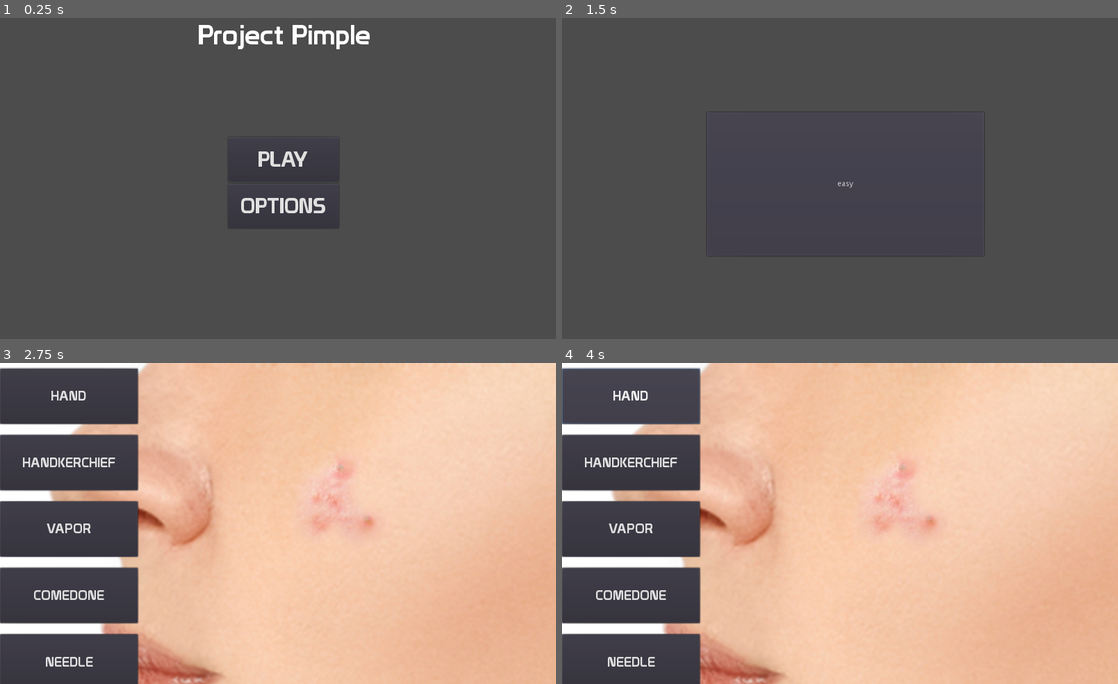
Above: before the commit, frames 1-4 (two rows, left to right).
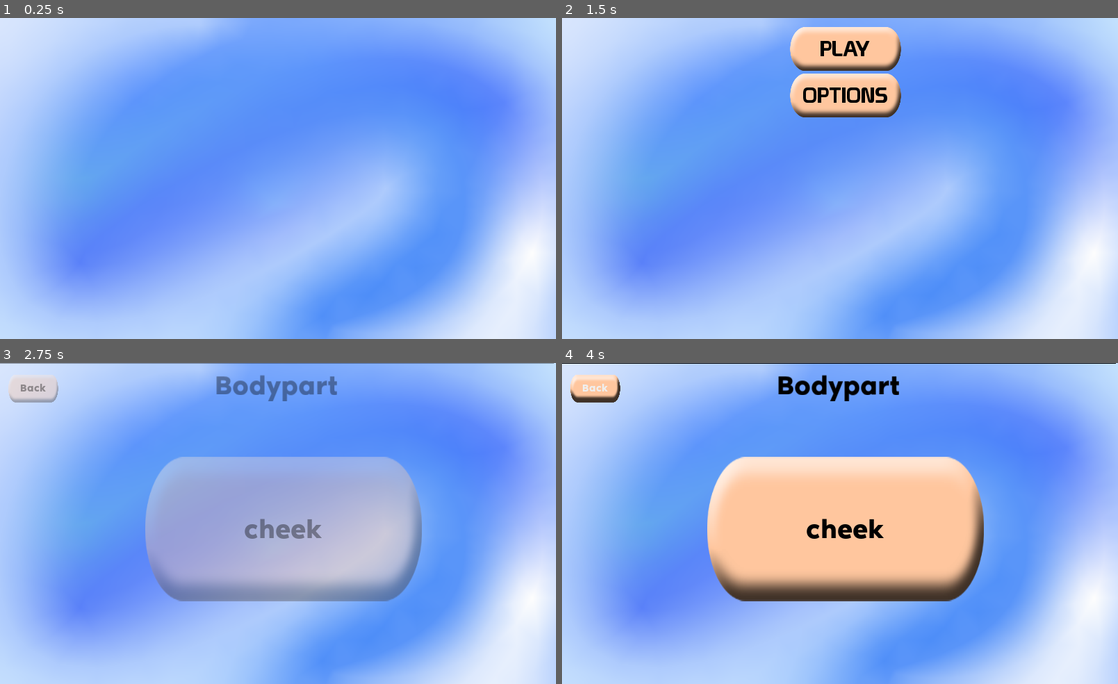
Above: after the commit, the same moments.

Repository: Crazy-Marvin/PimplePopper
Game: Godot game, scene res://main_screen.tscn
Two runs of this game, one before a commit and one after it. Both use one fixed random seed, a clock stepped at 60 frames per second and the inputs below.
Inputs (mouse positions are in pixels of both pictures, inside the frame that each line leads up to):
- Up to frame 1 (0.25 s): no input
- Up to frame 2 (1.5 s): click (845, 207) at 0.5 s, where only the run before the commit has a clickable "OPTIONS"; click (845, 184) at 1.25 s, where only the run before the commit has a clickable "cheek"
- Up to frame 3 (2.75 s): click (283, 529) at 2 s, where only the run before the commit has a clickable "easy"
- Up to frame 4 (4 s): click (595, 388) at 2.75 s, where only the run after the commit has a clickable "Back"; click (628, 395) at 3.5 s, where only the run before the commit has a clickable "HAND"

The runs differ from the first frame. In frame 1, 100% of the frame differs, in the area x 0-100%, y 0-100%; in frame 2, 100%; in frame 3, 100%; in frame 4, 88%.

Commit message:
[IMP] Menu interaction. Now from one screen to another one is done through transitions. [ADD] Assets for menu skin. Now the buttons from menu scene and from game have new skins. It was added the title too and a background.

Diff:
--- a/MainScreen.gd
+++ b/MainScreen.gd
@@ -1,28 +1,68 @@
 extends Control
 
 signal bodypart_selected
+
+onready var _main_screen: Control = $main_screen
+onready var _bodypart_screen: Control = $level_screen/bodypart_level_screen
+onready var _bodypart_hscroll: Control = $level_screen/bodypart_level_screen/hscroll
+onready var _difficulty_screen: Control = $level_screen/difficulty_screen
+onready var _difficulty_hscroll: Control = $level_screen/difficulty_screen/hscroll
+onready var _animation: AnimationPlayer = $animation
+
+
 var _bodypart: String
 var _level: String
 
+
 # Called when the node enters the scene tree for the first time.
 func _ready():
-	$bodypart_level_screen/hscroll.connect("selected_level", self, "_on_bodypart_selected")
-	$level_screen2/hscroll.connect("selected_level", self, "_on_difficulty_selected")
+	_main_screen.rect_position = Vector2(0, -OS.window_size.y - 100)
+	_animation.play("intro")
+#	_difficulty_hscroll.set_process_input(false)
+#	_bodypart_hscroll.set_process_input(false)
+	_difficulty_hscroll.set_enabled(false)
+	_bodypart_hscroll.set_enabled(false)
+
+	var bodypart_hscroll = _bodypart_screen.get_node("hscroll")
+	bodypart_hscroll.connect("selected_level", self, "_on_bodypart_selected")
+	var difficulty_hscroll = _difficulty_screen.get_node("hscroll")
+	difficulty_hscroll.connect("selected_level", self, "_on_difficulty_selected")
 
 
 func _on_difficulty_selected(level: String) -> void:
-	print(level)
-	Global.level = level
-	get_tree().change_scene("res://game.tscn")
+	if not _animation.is_playing():
+		print(level)
+		Global.level = level
+		if Global.is_bodypart_available():
+			_animation.play("fade_in")
 
 func _on_bodypart_selected(bodypart: String) -> void:
-	print (bodypart)
-	Global.bodypart = bodypart
-	_to_screen($bodypart_level_screen, $level_screen2)
+	if not _animation.is_playing():
+		print (bodypart)
+		Global.bodypart = bodypart
+		_animation.play("to_difficulty")
+		_bodypart_hscroll.set_enabled(false)
+		_difficulty_hscroll.set_enabled(true)
 
 func _on_play_pressed() -> void:
-	_to_screen($main_screen, $bodypart_level_screen)
+	if not _animation.is_playing():
+		_animation.play("to_bodypart")
+#		_bodypart_hscroll.set_process_input(true)
+		_bodypart_hscroll.set_enabled(true)
 
-func _to_screen(from: Control, to: Control) -> void:
-	from.rect_position = Vector2(-10000, -10000)
-	to.rect_position = Vector2.ZERO
+func _on_animation_finished(anim_name):
+	if anim_name == "fade_in":
+		get_tree().change_scene("res://game.tscn")
+
+
+func _on_back_to_main_pressed():
+	if not _animation.is_playing():
+		_bodypart_hscroll.set_enabled(false)
+		_animation.play("back_to_main")
+
+
+func _on_back_to_bodypart_pressed():
+	if not _animation.is_playing():
+		_bodypart_hscroll.set_enabled(true)
+		_difficulty_hscroll.set_enabled(false)
+		_animation.play("back_to_bodypart")
--- /dev/null
+++ b/assets/themes/menu.tres
@@ -0,0 +1,44 @@
+[gd_resource type="Theme" load_steps=12 format=2]
+
+[ext_resource path="res://assets/fonts/NoirPro-SemiBold.otf" type="DynamicFontData" id=1]
+[ext_resource path="res://assets/buttons/default/hover.png" type="Texture" id=2]
+[ext_resource path="res://assets/buttons/default/pressed.png" type="Texture" id=3]
+[ext_resource path="res://assets/buttons/default/normal.png" type="Texture" id=4]
+[ext_resource path="res://assets/buttons/default/disabled.png" type="Texture" id=5]
+
+[sub_resource type="StyleBoxTexture" id=1]
+texture = ExtResource( 5 )
+region_rect = Rect2( 0, 0, 509, 152 )
+
+[sub_resource type="StyleBoxTexture" id=2]
+texture = ExtResource( 2 )
+region_rect = Rect2( 0, 0, 491, 138 )
+
+[sub_resource type="StyleBoxTexture" id=3]
+texture = ExtResource( 2 )
+region_rect = Rect2( 0, 0, 491, 138 )
+
+[sub_resource type="StyleBoxTexture" id=4]
+texture = ExtResource( 4 )
+region_rect = Rect2( 0, 0, 491, 137 )
+
+[sub_resource type="StyleBoxTexture" id=5]
+texture = ExtResource( 3 )
+region_rect = Rect2( 0, 0, 491, 137 )
+
+[sub_resource type="DynamicFont" id=6]
+font_data = ExtResource( 1 )
+
+[resource]
+default_font = SubResource( 6 )
+Button/colors/font_color = Color( 0, 0, 0, 1 )
+Button/colors/font_color_disabled = Color( 0, 0, 0, 0.2 )
+Button/colors/font_color_hover = Color( 0, 0, 0, 1 )
+Button/colors/font_color_pressed = Color( 0, 0, 0, 1 )
+Button/constants/hseparation = 2
+Button/fonts/font = null
+Button/styles/disabled = SubResource( 1 )
+Button/styles/focus = SubResource( 2 )
+Button/styles/hover = SubResource( 3 )
+Button/styles/normal = SubResource( 4 )
+Button/styles/pressed = SubResource( 5 )
--- a/game.tscn
+++ b/game.tscn
@@ -7,10 +7,18 @@
 [ext_resource path="res://Tools.gd" type="Script" id=5]
 [ext_resource path="res://Handkerchief.gd" type="Script" id=6]
 [ext_resource path="res://FingerPointer.gd" type="Script" id=7]
+[ext_resource path="res://assets/fonts/NoirPro-SemiBold.otf" type="DynamicFontData" id=8]
+[ext_resource path="res://assets/themes/menu.tres" type="Theme" id=9]
 [ext_resource path="res://bodyparts/BodyPart.gd" type="Script" id=12]
 [ext_resource path="res://tools/vapor.tscn" type="PackedScene" id=16]
 [ext_resource path="res://tools/comedone_extraction_tool.tscn" type="PackedScene" id=17]
-[ext_resource path="res://assets/themes/default.tres" type="Theme" id=19]
+
+[sub_resource type="DynamicFont" id=1]
+size = 30
+font_data = ExtResource( 8 )
+
+[sub_resource type="Theme" id=2]
+default_font = SubResource( 1 )
 
 [node name="game" type="Node2D"]
 script = ExtResource( 3 )
@@ -23,6 +31,7 @@
 [node name="UI" type="Control" parent="."]
 margin_right = 40.0
 margin_bottom = 40.0
+theme = ExtResource( 9 )
 script = ExtResource( 1 )
 __meta__ = {
 "_edit_use_anchors_": false
@@ -30,7 +39,8 @@
 
 [node name="tools" type="VBoxContainer" parent="UI"]
 margin_right = 249.0
-margin_bottom = 601.0
+margin_bottom = 580.0
+theme = SubResource( 2 )
 custom_constants/separation = 20
 alignment = 1
 __meta__ = {
@@ -38,43 +48,38 @@
 }
 
 [node name="hand" type="Button" parent="UI/tools"]
-margin_top = 10.0
+margin_top = 25.0
 margin_right = 249.0
-margin_bottom = 110.0
-rect_min_size = Vector2( 0, 100 )
-theme = ExtResource( 19 )
+margin_bottom = 115.0
+rect_min_size = Vector2( 0, 90 )
 text = "HAND"
 
 [node name="handkerchief" type="Button" parent="UI/tools"]
-margin_top = 130.0
+margin_top = 135.0
 margin_right = 249.0
-margin_bottom = 230.0
-rect_min_size = Vector2( 0, 100 )
-theme = ExtResource( 19 )
+margin_bottom = 225.0
+rect_min_size = Vector2( 0, 90 )
 text = "HANDKERCHIEF"
 
 [node name="vapor" type="Button" parent="UI/tools"]
-margin_top = 250.0
+margin_top = 245.0
 margin_right = 249.0
-margin_bottom = 350.0
-rect_min_size = Vector2( 0, 100 )
-theme = ExtResource( 19 )
+margin_bottom = 335.0
+rect_min_size = Vector2( 0, 90 )
 text = "VAPOR"
 
 [node name="comedone_extraction_tool" type="Button" parent="UI/tools"]
-margin_top = 370.0
+margin_top = 355.0
 margin_right = 249.0
-margin_bottom = 470.0
-rect_min_size = Vector2( 0, 100 )
-theme = ExtResource( 19 )
+margin_bottom = 445.0
+rect_min_size = Vector2( 0, 90 )
 text = "COMEDONE"
 
 [node name="needle" type="Button" parent="UI/tools"]
-margin_top = 490.0
+margin_top = 465.0
 margin_right = 249.0
-margin_bottom = 590.0
-rect_min_size = Vector2( 0, 100 )
-theme = ExtResource( 19 )
+margin_bottom = 555.0
+rect_min_size = Vector2( 0, 90 )
 text = "NEEDLE"
 
 [node name="tools" type="Node" parent="."]
--- a/main_screen.tscn
+++ b/main_screen.tscn
@@ -1,29 +1,324 @@
-[gd_scene load_steps=7 format=2]
+[gd_scene load_steps=20 format=2]
 
 [ext_resource path="res://assets/themes/default.tres" type="Theme" id=1]
 [ext_resource path="res://MainScreen.gd" type="Script" id=2]
 [ext_resource path="res://assets/fonts/prototype/Prototype.ttf" type="DynamicFontData" id=3]
 [ext_resource path="res://menu/hscroll.tscn" type="PackedScene" id=4]
+[ext_resource path="res://assets/blackscreen.png" type="Texture" id=5]
+[ext_resource path="res://assets/fonts/NoirPro-SemiBold.otf" type="DynamicFontData" id=6]
+[ext_resource path="res://assets/themes/menu.tres" type="Theme" id=7]
+[ext_resource path="res://assets/title.png" type="Texture" id=10]
+[ext_resource path="res://assets/background.png" type="Texture" id=11]
 
 [sub_resource type="DynamicFont" id=1]
 size = 40
 font_data = ExtResource( 3 )
 
-[sub_resource type="DynamicFont" id=2]
+[sub_resource type="StyleBoxLine" id=2]
+
+[sub_resource type="DynamicFont" id=3]
 size = 50
-font_data = ExtResource( 3 )
+use_filter = true
+font_data = ExtResource( 6 )
+
+[sub_resource type="DynamicFont" id=4]
+size = 20
+font_data = ExtResource( 6 )
+
+[sub_resource type="Animation" id=5]
+resource_name = "back_to_bodypart"
+tracks/0/type = "value"
+tracks/0/path = NodePath("level_screen/difficulty_screen:rect_position")
+tracks/0/interp = 1
+tracks/0/loop_wrap = true
+tracks/0/imported = false
+tracks/0/enabled = true
+tracks/0/keys = {
+"times": PoolRealArray( 0, 0.5 ),
+"transitions": PoolRealArray( 1, 1 ),
+"update": 1,
+"values": [ Vector2( 0, 0 ), Vector2( 0, -800 ) ]
+}
+tracks/1/type = "value"
+tracks/1/path = NodePath("level_screen/difficulty_screen:modulate")
+tracks/1/interp = 1
+tracks/1/loop_wrap = true
+tracks/1/imported = false
+tracks/1/enabled = true
+tracks/1/keys = {
+"times": PoolRealArray( 0, 0.5 ),
+"transitions": PoolRealArray( 1, 1 ),
+"update": 0,
+"values": [ Color( 1, 1, 1, 1 ), Color( 1, 1, 1, 0 ) ]
+}
+tracks/2/type = "value"
+tracks/2/path = NodePath("level_screen/bodypart_level_screen:rect_position")
+tracks/2/interp = 1
+tracks/2/loop_wrap = true
+tracks/2/imported = false
+tracks/2/enabled = true
+tracks/2/keys = {
+"times": PoolRealArray( 0, 0.5 ),
+"transitions": PoolRealArray( 1, 1 ),
+"update": 1,
+"values": [ Vector2( 0, -800 ), Vector2( 0, 0 ) ]
+}
+tracks/3/type = "value"
+tracks/3/path = NodePath("level_screen/bodypart_level_screen:modulate")
+tracks/3/interp = 1
+tracks/3/loop_wrap = true
+tracks/3/imported = false
+tracks/3/enabled = true
+tracks/3/keys = {
+"times": PoolRealArray( 0, 0.5, 1 ),
+"transitions": PoolRealArray( 1, 1, 1 ),
+"update": 0,
+"values": [ Color( 1, 1, 1, 0 ), Color( 1, 1, 1, 0 ), Color( 1, 1, 1, 1 ) ]
+}
+
+[sub_resource type="Animation" id=6]
+resource_name = "back_to_main"
+tracks/0/type = "value"
+tracks/0/path = NodePath("level_screen/bodypart_level_screen:rect_position")
+tracks/0/interp = 1
+tracks/0/loop_wrap = true
+tracks/0/imported = false
+tracks/0/enabled = true
+tracks/0/keys = {
+"times": PoolRealArray( 0, 0.5 ),
+"transitions": PoolRealArray( 1, 1 ),
+"update": 1,
+"values": [ Vector2( 0, 0 ), Vector2( 0, -800 ) ]
+}
+tracks/1/type = "value"
+tracks/1/path = NodePath("level_screen/bodypart_level_screen:modulate")
+tracks/1/interp = 1
+tracks/1/loop_wrap = true
+tracks/1/imported = false
+tracks/1/enabled = true
+tracks/1/keys = {
+"times": PoolRealArray( 0, 0.5 ),
+"transitions": PoolRealArray( 1, 1 ),
+"update": 0,
+"values": [ Color( 1, 1, 1, 1 ), Color( 1, 1, 1, 0 ) ]
+}
+tracks/2/type = "value"
+tracks/2/path = NodePath("main_screen:rect_position")
+tracks/2/interp = 1
+tracks/2/loop_wrap = true
+tracks/2/imported = false
+tracks/2/enabled = true
+tracks/2/keys = {
+"times": PoolRealArray( 0, 0.5 ),
+"transitions": PoolRealArray( 1, 1 ),
+"update": 1,
+"values": [ Vector2( 0, -800 ), Vector2( 0, 0 ) ]
+}
+tracks/3/type = "value"
+tracks/3/path = NodePath("main_screen:modulate")
+tracks/3/interp = 1
+tracks/3/loop_wrap = true
+tracks/3/imported = false
+tracks/3/enabled = true
+tracks/3/keys = {
+"times": PoolRealArray( 0, 0.5, 1 ),
+"transitions": PoolRealArray( 1, 1, 1 ),
+"update": 0,
+"values": [ Color( 1, 1, 1, 0 ), Color( 1, 1, 1, 0 ), Color( 1, 1, 1, 1 ) ]
+}
+
+[sub_resource type="Animation" id=7]
+tracks/0/type = "value"
+tracks/0/path = NodePath("fade_screen:modulate")
+tracks/0/interp = 1
+tracks/0/loop_wrap = true
+tracks/0/imported = false
+tracks/0/enabled = true
+tracks/0/keys = {
+"times": PoolRealArray( 0, 1 ),
+"transitions": PoolRealArray( 1, 1 ),
+"update": 0,
+"values": [ Color( 1, 1, 1, 0 ), Color( 1, 1, 1, 1 ) ]
+}
+
+[sub_resource type="Animation" id=8]
+length = 2.0
+tracks/0/type = "value"
+tracks/0/path = NodePath("main_screen:rect_position")
+tracks/0/interp = 1
+tracks/0/loop_wrap = true
+tracks/0/imported = false
+tracks/0/enabled = true
+tracks/0/keys = {
+"times": PoolRealArray( 0, 2 ),
+"transitions": PoolRealArray( 1, 1 ),
+"update": 0,
+"values": [ Vector2( 0, -800 ), Vector2( 0, 0 ) ]
+}
+tracks/1/type = "value"
+tracks/1/path = NodePath("main_screen:modulate")
+tracks/1/interp = 1
+tracks/1/loop_wrap = true
+tracks/1/imported = false
+tracks/1/enabled = true
+tracks/1/keys = {
+"times": PoolRealArray( 0 ),
+"transitions": PoolRealArray( 1 ),
+"update": 0,
+"values": [ Color( 1, 1, 1, 1 ) ]
+}
+tracks/2/type = "value"
+tracks/2/path = NodePath("level_screen/bodypart_level_screen:rect_position")
+tracks/2/interp = 1
+tracks/2/loop_wrap = true
+tracks/2/imported = false
+tracks/2/enabled = true
+tracks/2/keys = {
+"times": PoolRealArray( 0 ),
+"transitions": PoolRealArray( 1 ),
+"update": 0,
+"values": [ Vector2( 0, -800 ) ]
+}
+tracks/3/type = "value"
+tracks/3/path = NodePath("level_screen/difficulty_screen:rect_position")
+tracks/3/interp = 1
+tracks/3/loop_wrap = true
+tracks/3/imported = false
+tracks/3/enabled = true
+tracks/3/keys = {
+"times": PoolRealArray( 0 ),
+"transitions": PoolRealArray( 1 ),
+"update": 0,
+"values": [ Vector2( 0, -800 ) ]
+}
+
+[sub_resource type="Animation" id=9]
+tracks/0/type = "value"
+tracks/0/path = NodePath("main_screen:modulate")
+tracks/0/interp = 1
+tracks/0/loop_wrap = true
+tracks/0/imported = false
+tracks/0/enabled = true
+tracks/0/keys = {
+"times": PoolRealArray( 0, 0.5 ),
+"transitions": PoolRealArray( 1, 1 ),
+"update": 0,
+"values": [ Color( 1, 1, 1, 1 ), Color( 1, 1, 1, 0 ) ]
+}
+tracks/1/type = "value"
+tracks/1/path = NodePath("main_screen:rect_position")
+tracks/1/interp = 1
+tracks/1/loop_wrap = true
+tracks/1/imported = false
+tracks/1/enabled = true
+tracks/1/keys = {
+"times": PoolRealArray( 0, 0.5 ),
+"transitions": PoolRealArray( 1, 1 ),
+"update": 1,
+"values": [ Vector2( 0, 0 ), Vector2( 0, -800 ) ]
+}
+tracks/2/type = "value"
+tracks/2/path = NodePath("level_screen/bodypart_level_screen:rect_position")
+tracks/2/interp = 1
+tracks/2/loop_wrap = true
+tracks/2/imported = false
+tracks/2/enabled = true
+tracks/2/keys = {
+"times": PoolRealArray( 0, 0.5 ),
+"transitions": PoolRealArray( 1, 1 ),
+"update": 1,
+"values": [ Vector2( 0, -800 ), Vector2( 0, 0 ) ]
+}
+tracks/3/type = "value"
+tracks/3/path = NodePath("level_screen/bodypart_level_screen:modulate")
+tracks/3/interp = 1
+tracks/3/loop_wrap = true
+tracks/3/imported = false
+tracks/3/enabled = true
+tracks/3/keys = {
+"times": PoolRealArray( 0, 0.5, 1 ),
+"transitions": PoolRealArray( 1, 1, 1 ),
+"update": 0,
+"values": [ Color( 1, 1, 1, 0 ), Color( 1, 1, 1, 0 ), Color( 1, 1, 1, 1 ) ]
+}
+
+[sub_resource type="Animation" id=10]
+tracks/0/type = "value"
+tracks/0/path = NodePath("level_screen/bodypart_level_screen:rect_position")
+tracks/0/interp = 1
+tracks/0/loop_wrap = true
+tracks/0/imported = false
+tracks/0/enabled = true
+tracks/0/keys = {
+"times": PoolRealArray( 0, 0.5 ),
+"transitions": PoolRealArray( 1, 1 ),
+"update": 1,
+"values": [ Vector2( 0, 0 ), Vector2( 0, -800 ) ]
+}
+tracks/1/type = "value"
+tracks/1/path = NodePath("level_screen/bodypart_level_screen:modulate")
+tracks/1/interp = 1
+tracks/1/loop_wrap = true
+tracks/1/imported = false
+tracks/1/enabled = true
+tracks/1/keys = {
+"times": PoolRealArray( 0, 0.5 ),
+"transitions": PoolRealArray( 1, 1 ),
+"update": 0,
+"values": [ Color( 1, 1, 1, 1 ), Color( 1, 1, 1, 0 ) ]
+}
+tracks/2/type = "value"
+tracks/2/path = NodePath("level_screen/difficulty_screen:rect_position")
+tracks/2/interp = 1
+tracks/2/loop_wrap = true
+tracks/2/imported = false
+tracks/2/enabled = true
+tracks/2/keys = {
+"times": PoolRealArray( 0, 0.5 ),
+"transitions": PoolRealArray( 1, 1 ),
+"update": 1,
+"values": [ Vector2( 0, -800 ), Vector2( 0, 0 ) ]
+}
+tracks/3/type = "value"
+tracks/3/path = NodePath("level_screen/difficulty_screen:modulate")
+tracks/3/interp = 1
+tracks/3/loop_wrap = true
+tracks/3/imported = false
+tracks/3/enabled = true
+tracks/3/keys = {
+"times": PoolRealArray( 0, 0.5, 1 ),
+"transitions": PoolRealArray( 1, 1, 1 ),
+"update": 0,
+"values": [ Color( 1, 1, 1, 0 ), Color( 1, 1, 1, 0 ), Color( 1, 1, 1, 1 ) ]
+}
 
 [node name="main" type="Control"]
 anchor_right = 1.0
 anchor_bottom = 1.0
+theme = ExtResource( 7 )
 script = ExtResource( 2 )
 __meta__ = {
 "_edit_use_anchors_": false
 }
 
+[node name="background" type="TextureRect" parent="."]
+margin_left = -34.9623
+margin_top = -16.9514
+margin_right = 5524.04
+margin_bottom = 3108.05
+rect_scale = Vector2( 0.2, 0.2 )
+texture = ExtResource( 11 )
+__meta__ = {
+"_edit_use_anchors_": false
+}
+
 [node name="main_screen" type="Control" parent="."]
+margin_top = -800.0
 margin_right = 40.0
-margin_bottom = 40.0
+margin_bottom = -760.0
+__meta__ = {
+"_edit_use_anchors_": false
+}
 
 [node name="CenterContainer" type="CenterContainer" parent="main_screen"]
 margin_right = 1024.0
@@ -58,7 +353,7 @@
 custom_fonts/font = SubResource( 1 )
 text = "OPTIONS"
 
-[node name="hbox" type="HBoxContainer" parent="main_screen"]
+[node name="title_container" type="HBoxContainer" parent="main_screen"]
 margin_right = 1026.0
 margin_bottom = 60.0
 alignment = 1
@@ -66,33 +361,103 @@
 "_edit_use_anchors_": false
 }
 
-[node name="Label" type="Label" parent="main_screen/hbox"]
-margin_left = 354.0
-margin_right = 672.0
-margin_bottom = 60.0
-theme = ExtResource( 1 )
-custom_fonts/font = SubResource( 2 )
-text = "Project Pimple"
-
-[node name="bodypart_level_screen" type="Control" parent="."]
-margin_left = -635.384
-margin_top = -2757.78
-margin_right = -595.384
-margin_bottom = -2717.78
-__meta__ = {
-"_edit_use_anchors_": false
-}
-
-[node name="hscroll" parent="bodypart_level_screen" instance=ExtResource( 4 )]
+[node name="TextureRect" type="TextureRect" parent="main_screen/title_container"]
+margin_left = 341.0
+margin_right = 684.0
+margin_bottom = 180.0
+texture = ExtResource( 10 )
+
+[node name="level_screen" type="Control" parent="."]
+margin_right = 40.0
+margin_bottom = 40.0
+__meta__ = {
+"_edit_use_anchors_": false
+}
+
+[node name="bodypart_level_screen" type="Control" parent="level_screen"]
+margin_top = -800.0
+margin_right = 40.0
+margin_bottom = -760.0
+__meta__ = {
+"_edit_use_anchors_": false
+}
+
+[node name="title" type="Label" parent="level_screen/bodypart_level_screen"]
+margin_right = 999.0
+margin_bottom = 79.0
+custom_styles/normal = SubResource( 2 )
+custom_fonts/font = SubResource( 3 )
+custom_colors/font_color = Color( 0, 0, 0, 1 )
+text = "Bodypart"
+align = 1
+valign = 1
+__meta__ = {
+"_edit_use_anchors_": false
+}
+
+[node name="hscroll" parent="level_screen/bodypart_level_screen" instance=ExtResource( 4 )]
 levels = [ "cheek", "forehead", "wrist" ]
 
-[node name="level_screen2" type="Control" parent="."]
-margin_left = -1996.92
-margin_top = 699.456
-margin_right = -1956.92
-margin_bottom = 739.456
-
-[node name="hscroll" parent="level_screen2" instance=ExtResource( 4 )]
+[node name="back_to_main" type="Button" parent="level_screen/bodypart_level_screen"]
+margin_left = 14.8325
+margin_top = 21.1893
+margin_right = 104.832
+margin_bottom = 71.1893
+custom_fonts/font = SubResource( 4 )
+text = "Back"
+__meta__ = {
+"_edit_use_anchors_": false
+}
+
+[node name="difficulty_screen" type="Control" parent="level_screen"]
+modulate = Color( 1, 1, 1, 0 )
+margin_top = -800.0
+margin_right = 40.0
+margin_bottom = -760.0
+__meta__ = {
+"_edit_use_anchors_": false
+}
+
+[node name="title" type="Label" parent="level_screen/difficulty_screen"]
+margin_right = 999.0
+margin_bottom = 79.0
+custom_styles/normal = SubResource( 2 )
+custom_fonts/font = SubResource( 3 )
+custom_colors/font_color = Color( 0, 0, 0, 1 )
+text = "Level"
+align = 1
+valign = 1
+__meta__ = {
+"_edit_use_anchors_": false
+}
+
+[node name="hscroll" parent="level_screen/difficulty_screen" instance=ExtResource( 4 )]
 levels = [ "easy", "normal", "hard" ]
+
+[node name="back_to_bodypart" type="Button" parent="level_screen/difficulty_screen"]
+margin_left = 15.0
+margin_top = 21.0
+margin_right = 105.0
+margin_bottom = 71.0
+text = "Back"
+__meta__ = {
+"_edit_use_anchors_": false
+}
+
+[node name="animation" type="AnimationPlayer" parent="."]
+anims/back_to_bodypart = SubResource( 5 )
+anims/back_to_main = SubResource( 6 )
+anims/fade_in = SubResource( 7 )
+anims/intro = SubResource( 8 )
+anims/to_bodypart = SubResource( 9 )
+anims/to_difficulty = SubResource( 10 )
+
+[node name="fade_screen" type="Sprite" parent="."]
+modulate = Color( 1, 1, 1, 0 )
+texture = ExtResource( 5 )
+centered = false
 [connection signal="pressed" from="main_screen/CenterContainer/vbox/play" to="." method="_on_play_pressed"]
 [connection signal="pressed" from="main_screen/CenterContainer/vbox/options" to="." method="_on_play_pressed"]
+[connection signal="pressed" from="level_screen/bodypart_level_screen/back_to_main" to="." method="_on_back_to_main_pressed"]
+[connection signal="pressed" from="level_screen/difficulty_screen/back_to_bodypart" to="." method="_on_back_to_bodypart_pressed"]
+[connection signal="animation_finished" from="animation" to="." method="_on_animation_finished"]
--- a/menu/HScroll.gd
+++ b/menu/HScroll.gd
@@ -21,6 +21,7 @@
 var new_position: Vector2
 var diff_movement: float
 var slide_state: bool = false
+var _enabled: bool = true
 
 
 func _ready():
@@ -40,18 +41,45 @@
 	# 20.0 is a  magic number because i need a "error margin" when
 	# the levels are sliding. I do not declare it as a exportable variable
 	# because i think i can find a better way to do it.
-	if abs($hbox.rect_position.x - new_position.x) < 20.0:
+	if abs($hbox.rect_position.x - new_position.x) < 30.0:
 		$hbox.rect_position = new_position
 		set_process(false)
 		set_process_input(true)
 
+
+func _on_gui_input(event):
+#	print ("On GUI")
+#	if event is InputEventScreenTouch:
+#		if event.pressed:
+#			slide = true
+#			old_position = event.position
+#			begin_position = old_position
+#			print ("Slide" + str(slide))
+#		else:
+#			slide = false
+#			diff_movement = old_position.x - begin_position.x
+#			if abs(diff_movement) > min_diff_movement:
+#				slide_state = true
+#			else:
+#				slide_state = false
+#			change_level(diff_movement)
+#	elif slide and event is InputEventScreenDrag:
+#		if event.index == 0:
+#			var diff: float = event.position.x - old_position.x
+#			$hbox.rect_position.x += diff
+#			old_position = event.position
+	pass # Replace with function body.
+
+func set_enabled(e: bool) -> void:
+	_enabled = e
+
 func _input(event):
-	if event is InputEventScreenTouch:
+	if event is InputEventScreenTouch and _enabled:
 		if event.pressed:
 			slide = true
 			old_position = event.position
 			begin_position = old_position
-			print ("Slide" + str(slide))
+#			print ("Slide" + str(slide))
 		else:
 			slide = false
 			diff_movement = old_position.x - begin_position.x
@@ -65,7 +93,7 @@
 			var diff: float = event.position.x - old_position.x
 			$hbox.rect_position.x += diff
 			old_position = event.position
-
+	pass
 
 func change_level(distance: float) -> void:
 	set_process_input(false)
--- a/menu/hscroll.tscn
+++ b/menu/hscroll.tscn
@@ -16,3 +16,4 @@
 __meta__ = {
 "_edit_use_anchors_": false
 }
+[connection signal="gui_input" from="hbox" to="." method="_on_gui_input"]
--- a/menu/level.tscn
+++ b/menu/level.tscn
@@ -1,6 +1,11 @@
-[gd_scene load_steps=2 format=2]
+[gd_scene load_steps=4 format=2]
 
+[ext_resource path="res://assets/fonts/NoirPro-SemiBold.otf" type="DynamicFontData" id=1]
 [ext_resource path="res://menu/Level.gd" type="Script" id=2]
+
+[sub_resource type="DynamicFont" id=1]
+size = 50
+font_data = ExtResource( 1 )
 
 [node name="level_center" type="CenterContainer"]
 margin_right = 64.0
@@ -14,5 +19,6 @@
 margin_right = 500.0
 margin_bottom = 260.0
 rect_min_size = Vector2( 500, 260 )
+custom_fonts/font = SubResource( 1 )
 text = "Level"
 [connection signal="pressed" from="button" to="." method="_on_pressed"]
--- a/project.godot
+++ b/project.godot
@@ -64,7 +64,6 @@
 
 config/name="Pimples"
 run/main_scene="res://main_screen.tscn"
-config/icon="res://icon.png"
 
 [autoload]
 
Binary file added: assets/background.png
Binary file added: assets/blackscreen.png
Binary file added: assets/buttons/default/disabled.png
Binary file added: assets/buttons/default/hover.png
Binary file added: assets/buttons/default/normal.png
Binary file added: assets/buttons/default/pressed.png
Binary file added: assets/fonts/NoirPro-SemiBold.otf
Binary file added: assets/title.png
Not shown, changed: export_presets.cfg
Not shown: 1 places in game.tscn that only renumber resources
Binary file changed: icon.png
